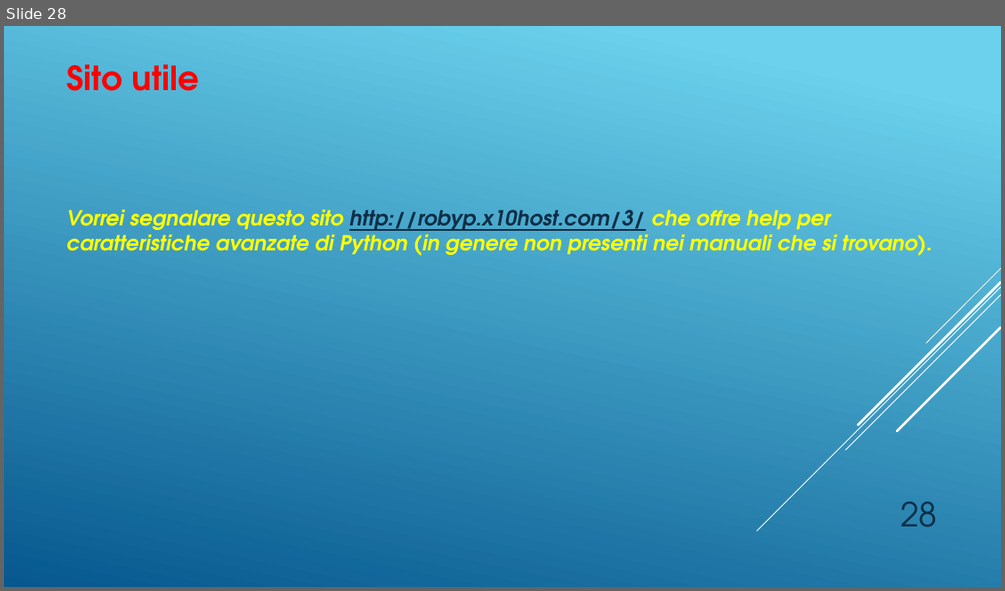
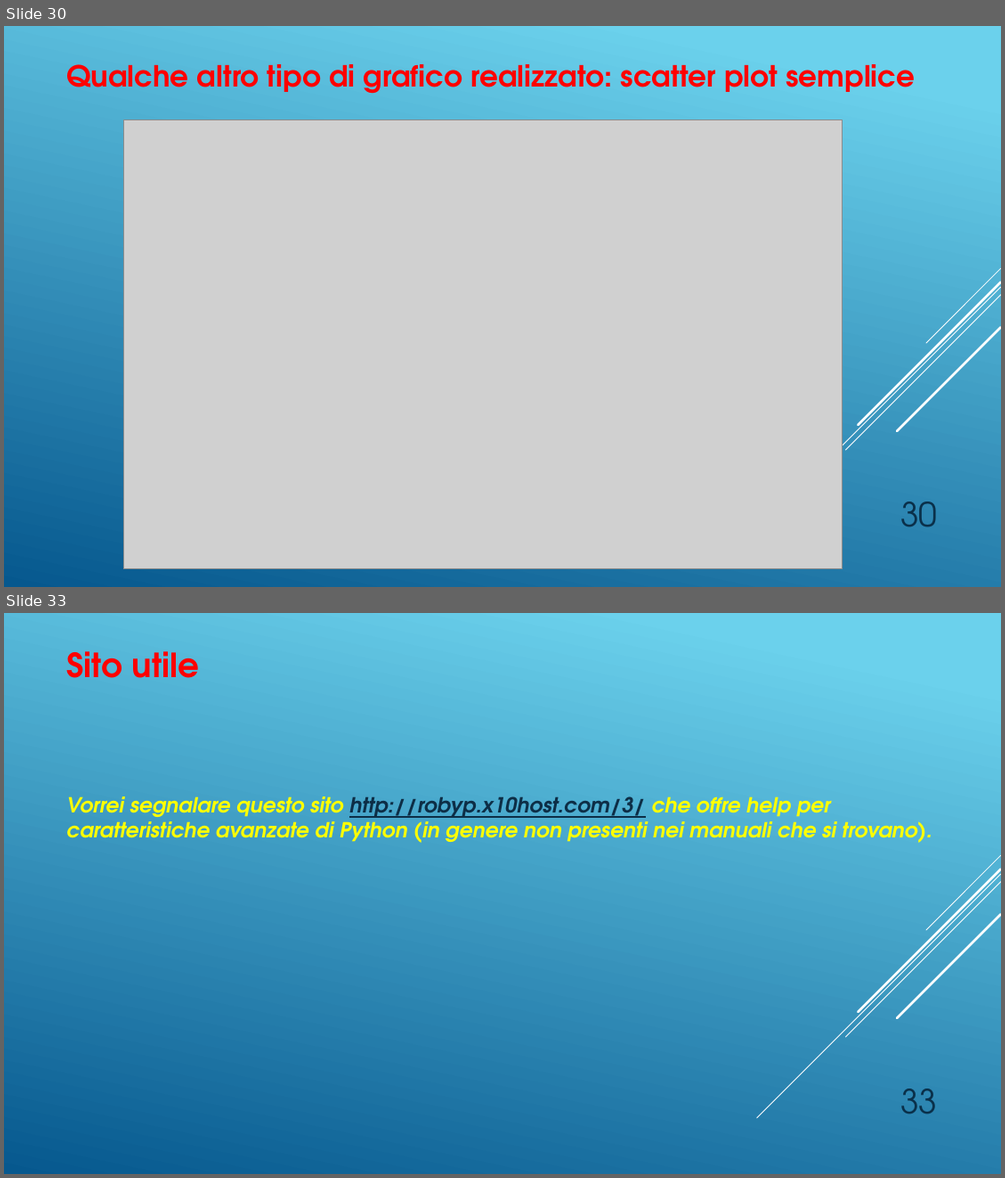
Before and after one commit to SerFrasca/SnagPy, a slide deck: doc/SnagPy04.pptx. Shown one above the other, each under a label of ours: slide 28 before the commit, slides 30 and 33 after it; the slides between them are not shown. The pictures are 1005x591 and 1005x1178 pixels, drawn with LibreOffice and Linux fonts; fonts in the diff are those of the drawing; grey boxes stand for pictures. Boxes give left, top, right and bottom in pixels: in the first picture for what was removed or moved away, otherwise in the second. Text is boxed around its words. In the diff, an @@ line names an element or a change of style, - is before the commit and + after.

```diff
--- a/doc/SnagPy04.pptx
+++ b/doc/SnagPy04.pptx
@@ slide 30 added at box(4, 26, 1001, 587), background gradient #6ED2EB to #06588E; not listed: 5 template elements that a slide beside it also shows @@
@@ text added at box(66, 64, 914, 94), 28 pt, text #FF0000, bold @@
+Qualche altro tipo di grafico realizzato: scatter plot semplice
@@ picture added at box(123, 119, 842, 569) @@
@@ page number added at box(900, 501, 937, 527), 32 pt, text #0A304A @@
+30
@@ what was slide 28 is now slide 33 @@
@@ page number at box(900, 1088, 937, 1114): text changed @@
-28
+33
```
Also in this commit, not shown: 6 slides changed, 4 other slides added, 3 other files.
